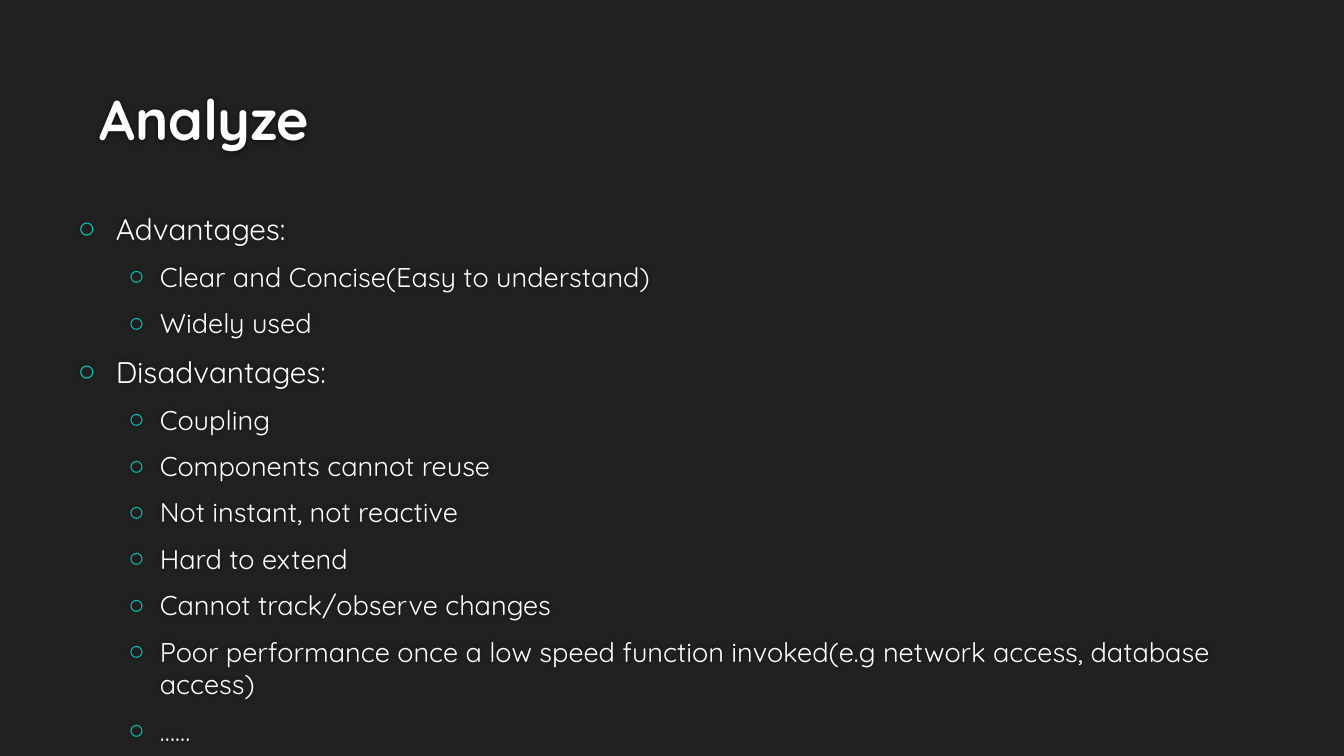
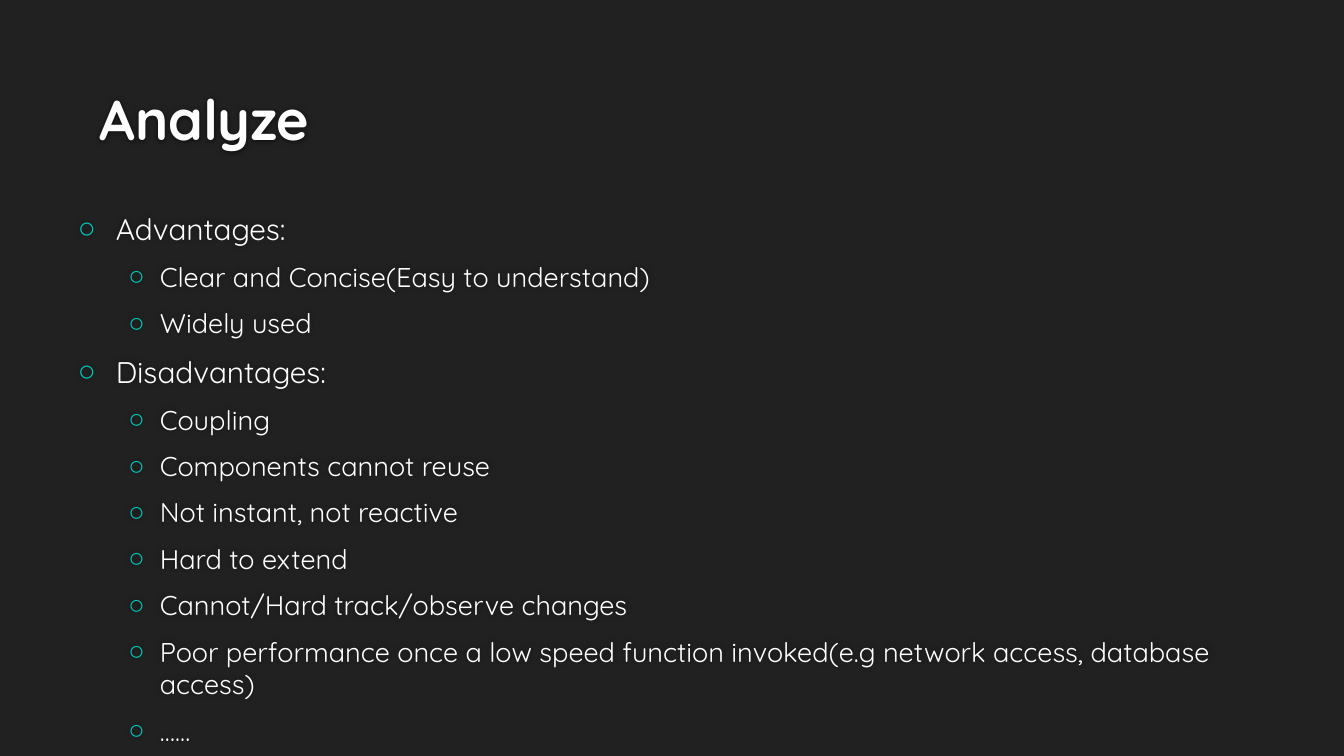
Before and after one commit to czf0613/android-tutorial, a slide deck: slide 6 of ppt/MVVM in Application programming.pptx. Drawn at 1344x756 pixels with LibreOffice and Linux fonts; fonts in the diff are those of the drawing; background and template pictures are left out. Boxes give left, top, right and bottom in pixels: in the first picture for what was removed or moved away, otherwise in the second. Text is boxed around its words. In the diff, an @@ line names an element or a change of style, - is before the commit and + after.

```diff
--- a/ppt/MVVM in Application programming.pptx
+++ b/ppt/MVVM in Application programming.pptx
@@ text at <box>160,593,628,621</box>: text changed @@
-  ○ Cannot track/observe changes
+  ○ Cannot/Hard track/observe changes
```
Also in this commit, not shown: 1 other slide changed, 5 slides added, 1 slide removed.
